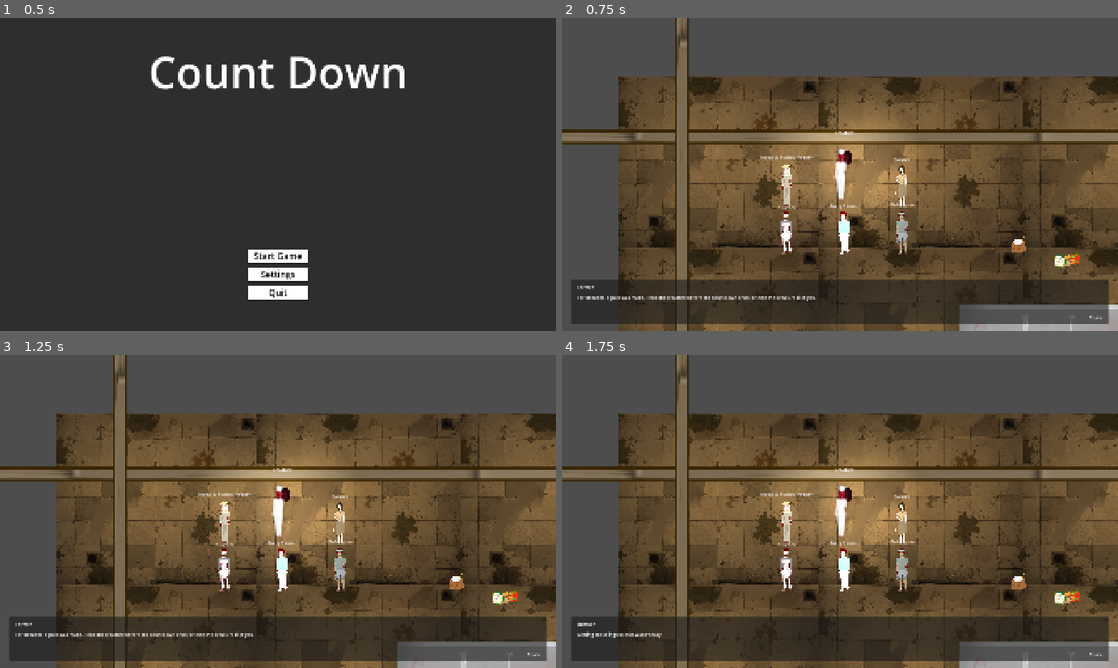
Above: before the commit, frames 1-4 (two rows, left to right).
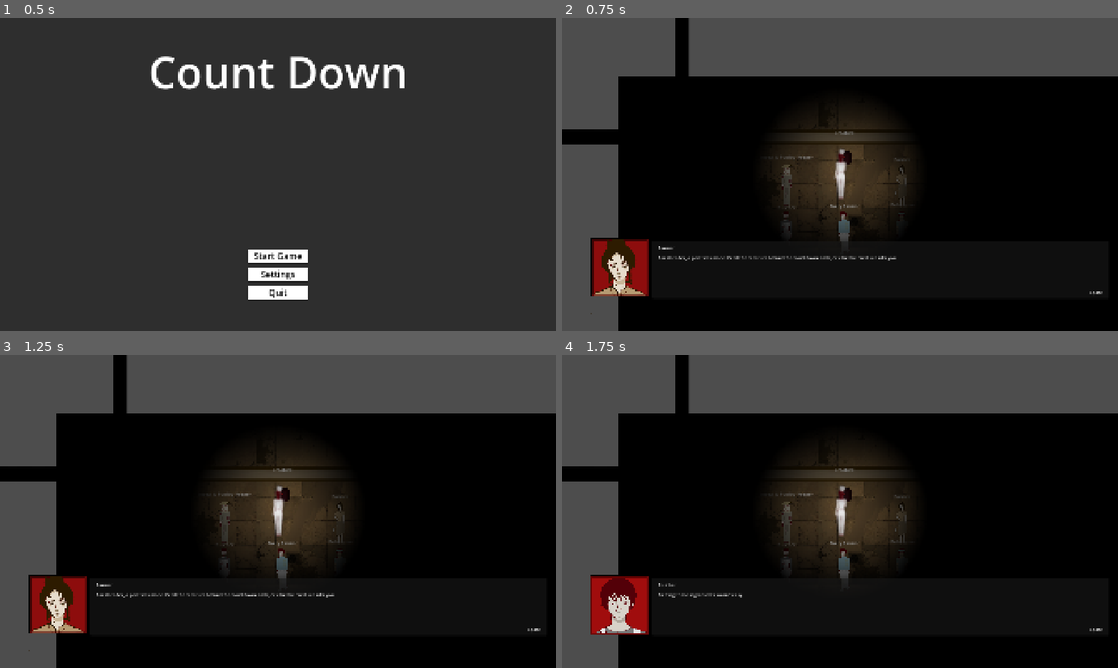
Above: after the commit, the same moments.

Repository: HackMan1248-AK/GMTK-2026
Game: Godot game, scene res://scenes/levels/main_menu.tscn
Same seed, same stepped clock (60 frames per second), same inputs: the game is played once before the commit and once after it. The engine's default icon, where the game draws it, is replaced by a stand-in: a white triangle on a blue panel in a dark square.
Inputs (mouse positions are in pixels of both pictures, inside the frame that each line leads up to):
- Up to frame 1 (0.5 s): no input
- Up to frame 2 (0.75 s): click "Start Game" at 0.5 s
- Up to frame 3 (1.25 s): no input
- Up to frame 4 (1.75 s): tap Enter (ui_accept) at 1.25, 1.52 s; move the mouse to (962, 495) at 1.27 s; hold D (Right) from 1.28 s (still down); hold Space (DialogueNext) from 1.28 s (still down)

Frame 1 is identical in both runs. In frame 2, 75% of the frame differs, in the area x 0-100%, y 0-100%; in frame 3, 75%; in frame 4, 75%.

Commit message:
Headshots

Diff:
--- a/dialogues/insect_keeper.json
+++ b/dialogues/insect_keeper.json
@@ -1,9 +1,9 @@
 {
   "speaker": "Insect & Poultry Keeper",
   "lines": [
-    "Previous chefs left recipes. None of them left alive.",
-    "Until one day... there are no royal chefs. Just you.",
-    "The hens lay black eggs when the creature dreams. Best omelettes in the apocalypse.",
+	"Previous chefs left recipes. None of them left alive.",
+	"Until one day... there are no royal chefs. Just you.",
+	"The hens lay black eggs when the creature dreams. Best omelettes in the apocalypse.",
     "If something hatches in your pocket, apologize first."
   ]
 }
--- a/scenes/dialogue/dialogue_manager.tscn
+++ b/scenes/dialogue/dialogue_manager.tscn
@@ -1,6 +1,12 @@
 [gd_scene format=3 uid="uid://fkqbfarpmvbt"]
 
 [ext_resource type="Script" uid="uid://bx3ajfv4gfid8" path="res://scripts/dialogue/dialogue_manager.gd" id="1_dialogue_manager"]
+[ext_resource type="Texture2D" uid="uid://c62cs0p6r37b0" path="res://icon.svg" id="2_yophu"]
+[ext_resource type="Texture2D" uid="uid://15kdnqqux4pj" path="res://assets/sprites/Butcher headshot.png" id="3_exhwt"]
+[ext_resource type="Texture2D" uid="uid://cxorfpp5l8lbc" path="res://assets/sprites/Dairy farmer headshot.png" id="4_vupfr"]
+[ext_resource type="Texture2D" uid="uid://bj5aop1b5l76n" path="res://assets/sprites/farmer headshot (1).png" id="5_f8p4w"]
+[ext_resource type="Texture2D" uid="uid://ur28wfsecxxg" path="res://assets/sprites/Fisherman headshot.png" id="6_n4xmj"]
+[ext_resource type="Texture2D" uid="uid://rn31e35pbt5e" path="res://assets/sprites/Insect farmer headshot.png" id="7_mpnnp"]
 
 [node name="DialogueManager" type="CanvasLayer" unique_id=972691513]
 layer = 20
@@ -11,10 +17,10 @@
 anchor_top = 1.0
 anchor_right = 1.0
 anchor_bottom = 1.0
-offset_left = 32.0
-offset_top = -176.0
+offset_left = 312.0
+offset_top = -312.0
 offset_right = -32.0
-offset_bottom = -24.0
+offset_bottom = -112.0
 grow_horizontal = 2
 grow_vertical = 0
 
@@ -56,3 +62,74 @@
 grow_vertical = 0
 text = "Space"
 horizontal_alignment = 2
+
+[node name="Default Godot" type="TextureRect" parent="." unique_id=1701261974]
+anchors_preset = 2
+anchor_top = 1.0
+anchor_bottom = 1.0
+offset_left = 93.0
+offset_top = -320.0
+offset_right = 304.0
+offset_bottom = -109.0
+grow_vertical = 0
+texture = ExtResource("2_yophu")
+
+[node name="Butcher" type="TextureRect" parent="." unique_id=1682244362]
+anchors_preset = 2
+anchor_top = 1.0
+anchor_bottom = 1.0
+offset_left = 95.0
+offset_top = -319.0
+offset_right = 652.0
+offset_bottom = 238.0
+grow_vertical = 0
+scale = Vector2(0.3699113, 0.3699113)
+texture = ExtResource("3_exhwt")
+
+[node name="Dairy Farmer" type="TextureRect" parent="." unique_id=1900321462]
+anchors_preset = 2
+anchor_top = 1.0
+anchor_bottom = 1.0
+offset_left = -8.0
+offset_top = -522.0
+offset_right = 1579.0
+offset_bottom = 1723.0
+grow_vertical = 0
+scale = Vector2(0.26849848, 0.27533844)
+texture = ExtResource("4_vupfr")
+
+[node name="Farmer" type="TextureRect" parent="." unique_id=1387200684]
+anchors_preset = 2
+anchor_top = 1.0
+anchor_bottom = 1.0
+offset_left = -20.0
+offset_top = -503.0
+offset_right = 1567.0
+offset_bottom = 1742.0
+grow_vertical = 0
+scale = Vector2(0.28056586, 0.28056586)
+texture = ExtResource("5_f8p4w")
+
+[node name="Fisherman" type="TextureRect" parent="." unique_id=1367670449]
+anchors_preset = 2
+anchor_top = 1.0
+anchor_bottom = 1.0
+offset_left = -24.0
+offset_top = -480.0
+offset_right = 1563.0
+offset_bottom = 1765.0
+grow_vertical = 0
+scale = Vector2(0.2671981, 0.2671981)
+texture = ExtResource("6_n4xmj")
+
+[node name="Insect & Poultry Keeper" type="TextureRect" parent="." unique_id=68758532]
+anchors_preset = 2
+anchor_top = 1.0
+anchor_bottom = 1.0
+offset_left = 18.0
+offset_top = -491.99994
+offset_right = 1605.0
+offset_bottom = 1753.0
+grow_vertical = 0
+scale = Vector2(0.2512555, 0.2512555)
+texture = ExtResource("7_mpnnp")
--- a/scenes/levels/game_scene.tscn
+++ b/scenes/levels/game_scene.tscn
@@ -193,7 +193,6 @@
 [node name="Light" type="Node" parent="." unique_id=969600844]
 
 [node name="DirectionalLight2D" type="DirectionalLight2D" parent="Light" unique_id=592109750]
-visible = false
 blend_mode = 1
 
 [node name="SpiderWeb" parent="." unique_id=955119012 node_paths=PackedStringArray("target") instance=ExtResource("8_301yp")]
--- a/scripts/dialogue/dialogue_manager.gd
+++ b/scripts/dialogue/dialogue_manager.gd
@@ -13,6 +13,16 @@
 @onready var speaker_name: Label = $Panel/SpeakerName
 @onready var dialogue_text: RichTextLabel = $Panel/DialogueText
 @onready var continue_label: Label = $Panel/ContinueLabel
+@onready var default_headshot: CanvasItem = $"Default Godot"
+
+@onready var headshots := {
+	"Butcher": $Butcher,
+	"Dairy Farmer": $"Dairy Farmer",
+	"Farmer": $Farmer,
+	"Fisherman": $Fisherman,
+	"Insect Keeper": $"Insect & Poultry Keeper",
+	#"Creature": $Creature
+}
 
 var is_dialogue_active: bool = false
 var current_line_index: int = 0
@@ -136,6 +146,11 @@
 
 func hide_dialogue_immediately() -> void:
 	# Reset the UI without animation, used only during startup.
+	default_headshot.visible = false
+
+	for portrait in headshots.values():
+		portrait.visible = false
+
 	if active_tween != null:
 		active_tween.kill()
 		active_tween = null
@@ -151,6 +166,18 @@
 	if continue_label != null:
 		continue_label.text = "Space"
 
+func _show_headshot(speaker: String) -> void:
+	# Hide every portrait first.
+	default_headshot.visible = false
+
+	for portrait in headshots.values():
+		portrait.visible = false
+
+	# Show matching portrait or the default.
+	if headshots.has(speaker):
+		headshots[speaker].visible = true
+	else:
+		default_headshot.visible = true
 
 func _begin_dialogue(lines: Array[Dictionary], player: Node = null, keep_existing_lock: bool = false) -> void:
 	# Initialize a block of dialogue and lock movement once for the whole queue.
@@ -175,6 +202,8 @@
 	var line: Dictionary = current_dialogue[current_line_index]
 	var speaker: String = str(line.get("speaker", ""))
 	var text: String = str(line.get("text", ""))
+
+	_show_headshot(speaker)
 
 	speaker_name.text = speaker
 	dialogue_text.text = text
@@ -268,6 +297,9 @@
 	await active_tween.finished
 
 	panel.visible = false
+	default_headshot.visible = false
+	for portrait in headshots.values():
+		portrait.visible = false
 	speaker_name.text = ""
 	dialogue_text.text = ""
 	continue_label.text = "Space"
Binary file added: assets/sprites/Insect farmer headshot.png
Not shown, added: assets/sprites/Insect farmer headshot.png.import
Binary file added: assets/sprites/knife throw/1.png
Not shown, added: assets/sprites/knife throw/1.png.import
Binary file added: assets/sprites/knife throw/2.png
Not shown, added: assets/sprites/knife throw/2.png.import
Binary file added: assets/sprites/knife throw/3.png
Not shown, added: assets/sprites/knife throw/3.png.import
Binary file added: assets/sprites/knife throw/4.png
Not shown, added: assets/sprites/knife throw/4.png.import
Binary file added: assets/sprites/knife throw/5.png
Not shown, added: assets/sprites/knife throw/5.png.import
(and 3 more such lines)
